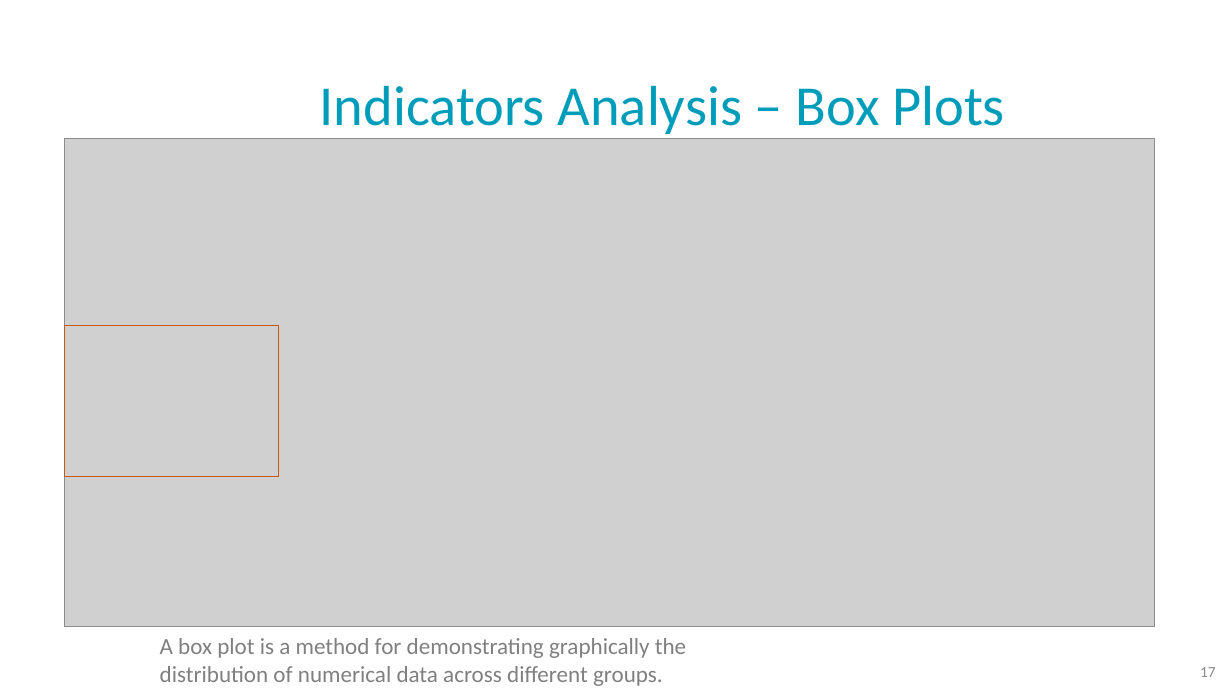
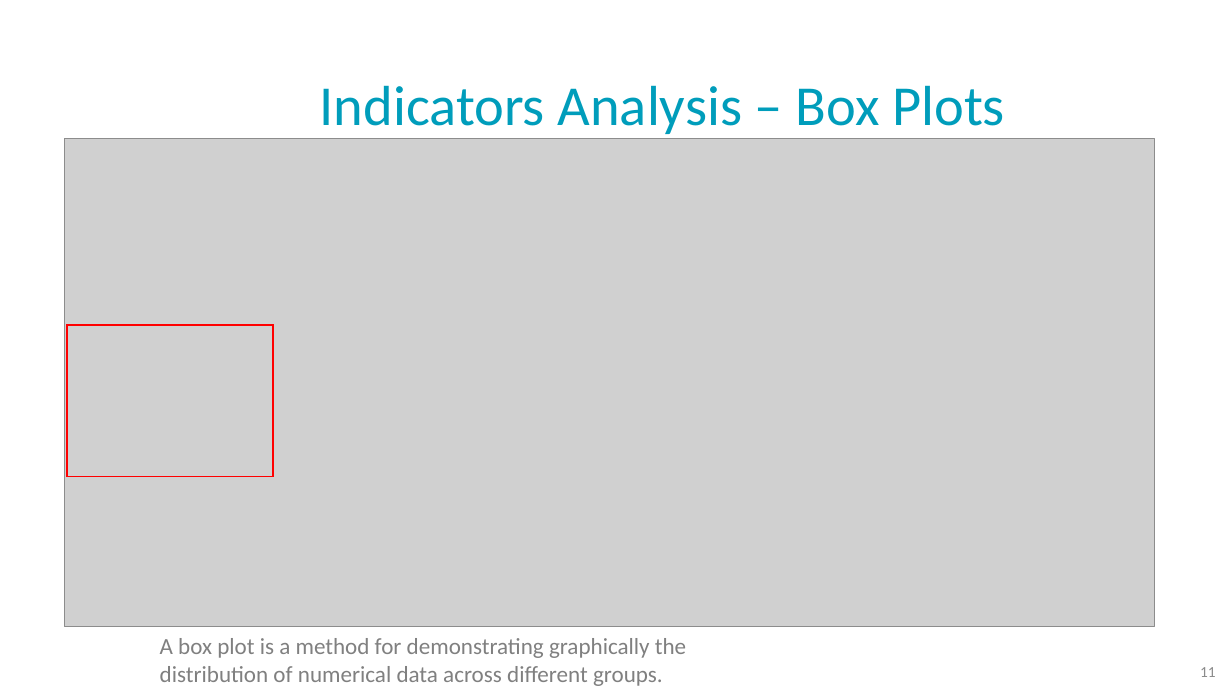
Before and after one commit to NoaTal1996/Backbone-Graph, a slide deck: slide 11 of docs/meeting/2026_05_06_for_investors.pptx (slide 17 before the commit). Drawn at 1232x693 pixels with LibreOffice and Linux fonts; fonts in the diff are those of the drawing; grey boxes stand for pictures; background and template pictures are left out. Boxes give left, top, right and bottom in pixels: in the first picture for what was removed or moved away, otherwise in the second. Text is boxed around its words. In the diff, an @@ line names an element or a change of style, - is before the commit and + after.

```diff
--- a/docs/meeting/2026_05_06_for_investors.pptx
+++ b/docs/meeting/2026_05_06_for_investors.pptx
@@ rectangle: place and size @@
-rectangle at box(65, 325, 279, 477)
+rectangle at box(67, 325, 274, 477)
@@ rectangle at box(67, 325, 274, 477): outline #C55A11 1 pt to #FF0000 1.5 pt @@
@@ page number at box(1200, 667, 1216, 677): text changed @@
-17
+11
```
Also in this commit, not shown: 5 other slides changed, 7 slides removed, 1 other file.
